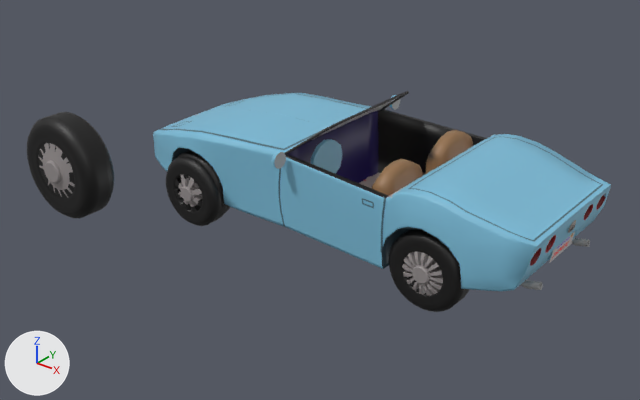
What one commit did to the FBX model Source/Prototype/Models/Cars/PinkyMobile.fbx.
Camera for both pictures: a 50 mm lens placed at (20.8, -29.0, 18.7), pointed at (1.0, -4.3, 3.4). Arrows for +X, +Y and +Z are at lower left; the lights stay in place.
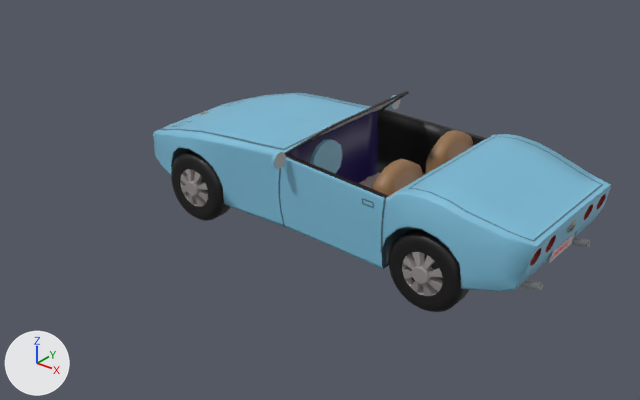
Scene script edits in JSON lines:
```json
{"op": "add", "block": "img_brakelight_t_png", "code": ["img_brakelight_t_png = load_image('BrakeLight_T.png', '../../../../Assets/Prototype/Models/Cars/BrakeLight_T.png', 1024, 1024, 'sRGB')"]}
{"op": "add", "block": "mat_brakelights", "code": ["mat_brakelights = principled_material('BrakeLights')", "mat_brakelights.texture = img_brakelight_t_png"]}
{"block": "me_cube_003", "where": "# used by ob_cube_001; location = (0.0, 0.0, 0.0)"}
{"op": "remove", "block": "me_cube_003", "code": "me_cube_003.from_pydata(...)  # 11603 vertices, 11257 faces; spans x -10.9..9.7, y -14.5..4.6, z -0.4..9.0"}
{"op": "add", "block": "me_cube_003", "code": "me_cube_003.from_pydata(...)  # 6104 vertices, 5952 faces; spans x -10.9..9.7, y -4.5..4.6, z -0.2..5.9"}
{"block": "me_cube_003", "change": "me_cube_003 part 1: the loose piece of 1792 vertices spanning x -3.3..0.0, y -14.5..-13.2, z 5.7..9.0 is deleted"}
{"block": "me_cube_003", "change": "me_cube_003 part 2: 93 vertices moved within x 4.6..9.2, y -4.0..3.9, z 0.5..2.4; 2304 vertices removed from x 3.9..9.5, y -4.0..3.9, z -0.2..3.5; 652 vertices added at x 3.9..9.4, y -4.0..3.9, z -0.2..3.5"}
{"block": "me_cube_003", "change": "me_cube_003 part 3: 43 vertices moved within x -7.8..-5.9, y -4.0..-2.8, z 0.0..2.1; 1567 vertices removed from x -8.6..-5.1, y -4.3..-2.7, z -0.4..3.1; 407 vertices added at x -8.5..-5.1, y -4.0..-2.7, z -0.2..2.3"}
{"op": "add", "block": "me_cube_003", "code": "me_cube_003.materials.append(mat_brakelights)  # picture img_brakelight_t_png"}
```

Boxes [x1, y1, x2, y2] around the edits, measured in the pictures (640 x 400 px):
```json
{"object": "Cube.001", "change": "reshaped", "before": [27, 91, 611, 312], "after": [153, 91, 611, 312], "on screen": "22% narrower"}
{"part": 1, "of": "me_cube_003", "change": "deleted", "before": [27, 112, 114, 218], "on screen": "black"}
{"part": 2, "of": "me_cube_003", "change": "cut back", "before": [389, 194, 606, 312], "after": [395, 194, 606, 301]}
{"part": 3, "of": "me_cube_003", "change": "cut back", "before": [166, 150, 230, 226], "after": [171, 169, 230, 221]}
```
